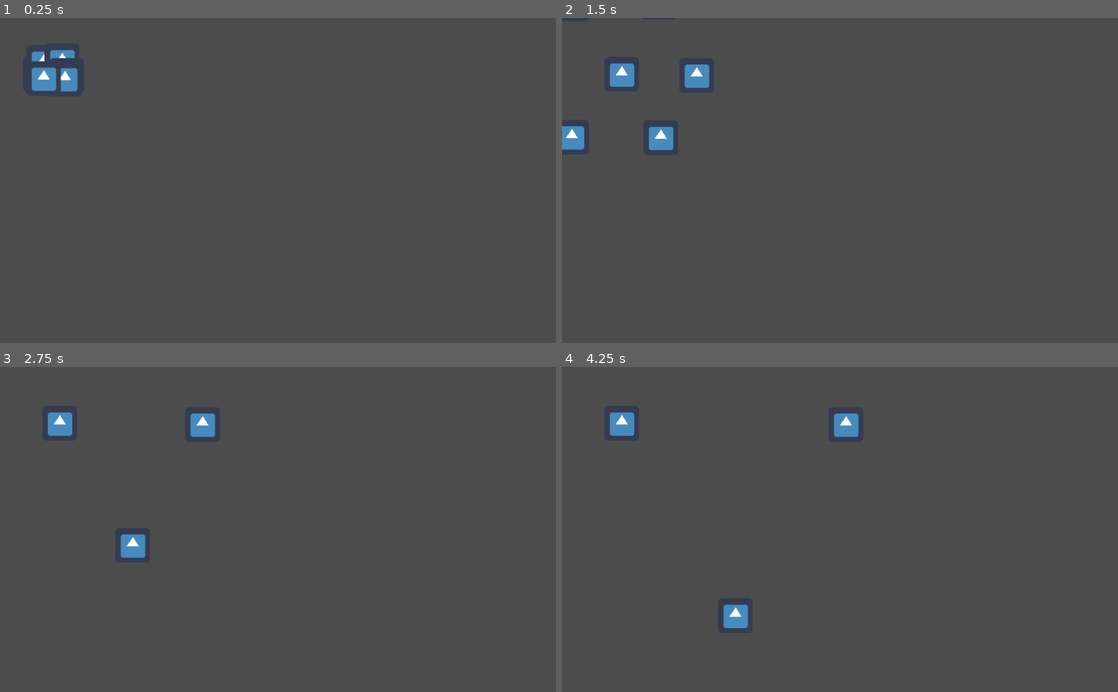
Above: before the commit, frames 1-4 (two rows, left to right).
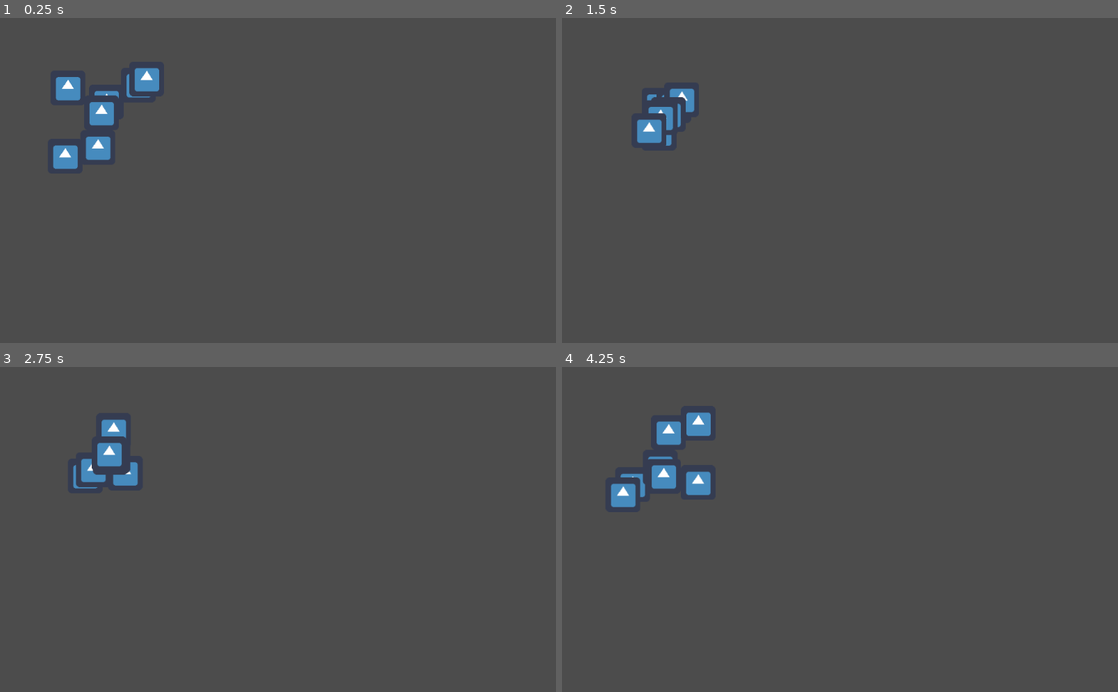
Above: after the commit, the same moments.

Repository: angeldustjdr/godotjam_aout2020
Game: Godot game, scene res://Level/Level1.tscn
Two runs of this game, one before a commit and one after it. Both use one fixed random seed, a clock stepped at 60 frames per second and the inputs below. The engine's default icon, where the game draws it, is replaced by a stand-in: a white triangle on a blue panel in a dark square.
Inputs:
- Up to frame 1 (0.25 s): no input
- Up to frame 2 (1.5 s): no input
- Up to frame 3 (2.75 s): no input
- Up to frame 4 (4.25 s): no input

The runs differ from the first frame. In frame 1, 2.2% of the frame differs, in the area x 5-29%, y 9-47%; in frame 2, 1.8%; in frame 3, 2.0%; in frame 4, 2.7%, in the area x 8-54%, y 13-81%.

Commit message:
Mouvement essaim (à améliorer)

Diff:
--- a/Instanciable/Zombie.tscn
+++ b/Instanciable/Zombie.tscn
@@ -1,6 +1,8 @@
-[gd_scene load_steps=2 format=2]
+[gd_scene load_steps=3 format=2]
 
 [ext_resource path="res://icon.png" type="Texture" id=1]
+[ext_resource path="res://Scripts/Zombie.gd" type="Script" id=2]
 
 [node name="Zombie" type="Sprite"]
 texture = ExtResource( 1 )
+script = ExtResource( 2 )
--- a/Scripts/Player.gd
+++ b/Scripts/Player.gd
@@ -1,21 +1,12 @@
 extends Node2D
 
+var rng = RandomNumberGenerator.new()
+const baseZombie =  preload("res://Instanciable/Zombie.tscn")
+
 export(int) var nbZombie = 7
-const baseZombie =  preload("res://Instanciable/Zombie.tscn")
-var rng = RandomNumberGenerator.new()
-var allZombie = []
-export(float) var Rayon = 100
 
 func _ready():
 	for i in range(nbZombie):
 		var Zombie = baseZombie.instance()
-		Zombie.position = Vector2(100+rng.randi_range(-10, 10),100+rng.randi_range(-10, 10))
-		allZombie.append(Zombie)
+		Zombie.position = Vector2(200+rng.randi_range(-100, 100),200+rng.randi_range(-100, 100))
 		self.add_child(Zombie)
-
-func _process(delta):
-	var barycenter = allZombie[0].position
-	var angle = 2*PI/(nbZombie-1)
-	for i in range(1,allZombie.size()):
-		var destination = Vector2(barycenter.x+Rayon*cos(angle*(i-1)),barycenter.y+Rayon*sin(angle*(i-1)))
-		allZombie[i].position += (barycenter - destination)*delta
--- /dev/null
+++ b/Scripts/Zombie.gd
@@ -0,0 +1,24 @@
+extends Sprite
+
+var move_speed = 50
+var distanceFactor = 0.1
+
+var acceleration = Vector2()
+var velocity = Vector2()
+
+var allZombies = []
+
+func _process(delta):
+	var repulsionForce = Vector2()
+	var attractionForce = Vector2()
+	for zombie in self.get_parent().get_children():
+		if "Zombie" in zombie.get_name() and zombie!=self:
+			var distanceNeighbor = self.position.distance_to(zombie.position)*distanceFactor
+			repulsionForce+= (self.position - zombie.position)/distanceNeighbor
+			attractionForce+= -1*(self.position - zombie.position)*distanceNeighbor
+
+	acceleration += repulsionForce
+	acceleration += attractionForce
+	velocity += acceleration * delta
+	velocity = velocity.clamped(move_speed)
+	translate(velocity * delta)
